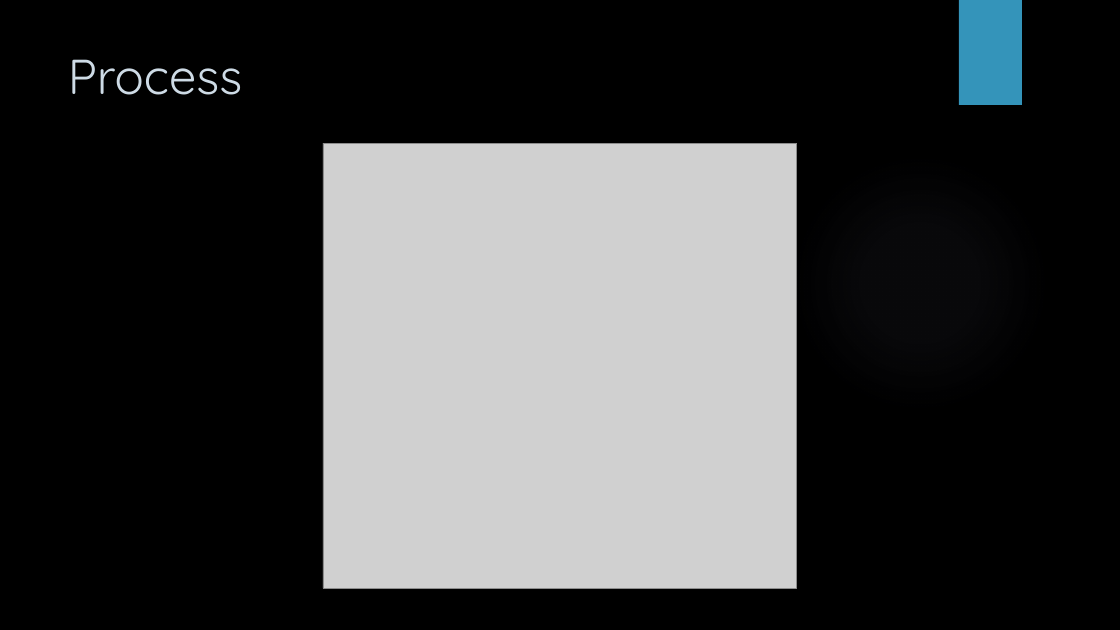
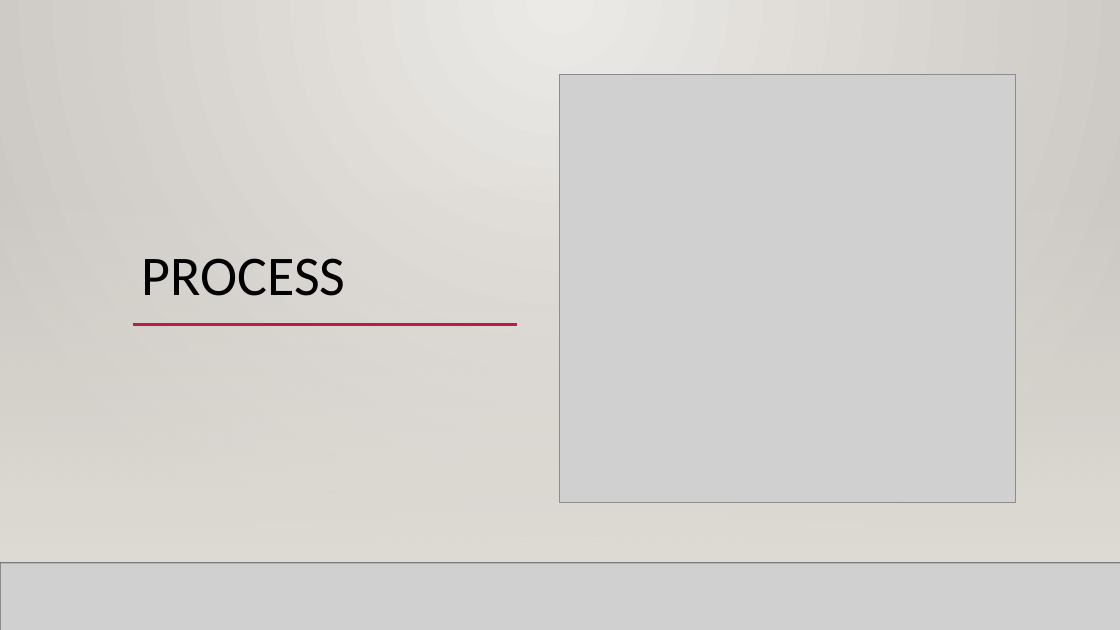
Before and after one commit to sakshamsood2110/pyJupyter, a slide deck: slide 4 of Project/Loan Default Prediction with Predictive Analysis.pptx. Drawn at 1120x630 pixels with LibreOffice and Linux fonts; fonts in the diff are those of the drawing; grey boxes stand for pictures; background and template pictures are left out. Boxes give left, top, right and bottom in pixels: in the first picture for what was removed or moved away, otherwise in the second. Text is boxed around its words. In the diff, an @@ line names an element or a change of style, - is before the commit and + after.

```diff
--- a/Project/Loan Default Prediction with Predictive Analysis.pptx
+++ b/Project/Loan Default Prediction with Predictive Analysis.pptx
@@ background picture (left out) to gradient #ECEAE7 to #CAC7C1 @@
@@ rectangle added at (0,0,1120,630), fill gradient #ECEAE7 to #CAC7C1 @@
@@ rectangle removed at (959,0,1022,105) @@
@@ title "PROCESS" at (142,258,346,296): vertical alignment top to bottom @@
@@ picture: place and size @@
-picture at (323,143,797,588)
+picture at (560,74,1015,502)
@@ line added from (134, 170) to (1017, 170), #B71E42 2.5 pt @@
@@ ellipse removed at (791,154,1049,413) @@
@@ rectangle added at (0,186,1120,563), fill gradient #DFDBD5 @@
@@ rectangle added at (0,186,1120,563), fill gradient #DFDBD5 @@
@@ rectangle added at (0,186,1120,563), fill gradient #DFDBD5 @@
@@ title at (142,258,346,296): text changed; size 42 to 48 pt; font Quicksand to Calibri; text colour #CEDBE6 to #000000 @@
-Process
+PROCESS
@@ line added from (134, 324) to (517, 324), #B71E42 2.5 pt @@
@@ line added from (222, 324) to (1016, 324), #B71E42 2.5 pt @@
@@ line added from (0, 563) to (1120, 563), #000001 1 pt @@
@@ line added from (0, 563) to (1120, 563), #000001 1 pt @@
@@ picture added at (0,563,1120,630) @@
@@ line added from (0, 563) to (1120, 563), #000001 1 pt @@
```
Also in this commit, not shown: 8 other slides changed.
